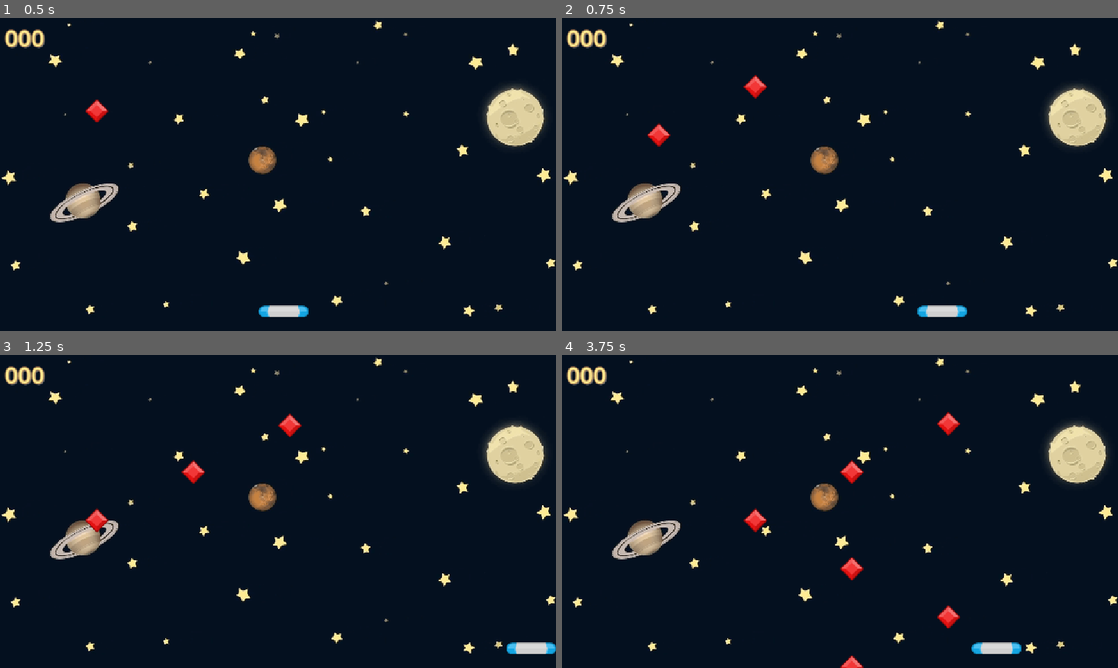
Above: before the commit, frames 1-4 (two rows, left to right).
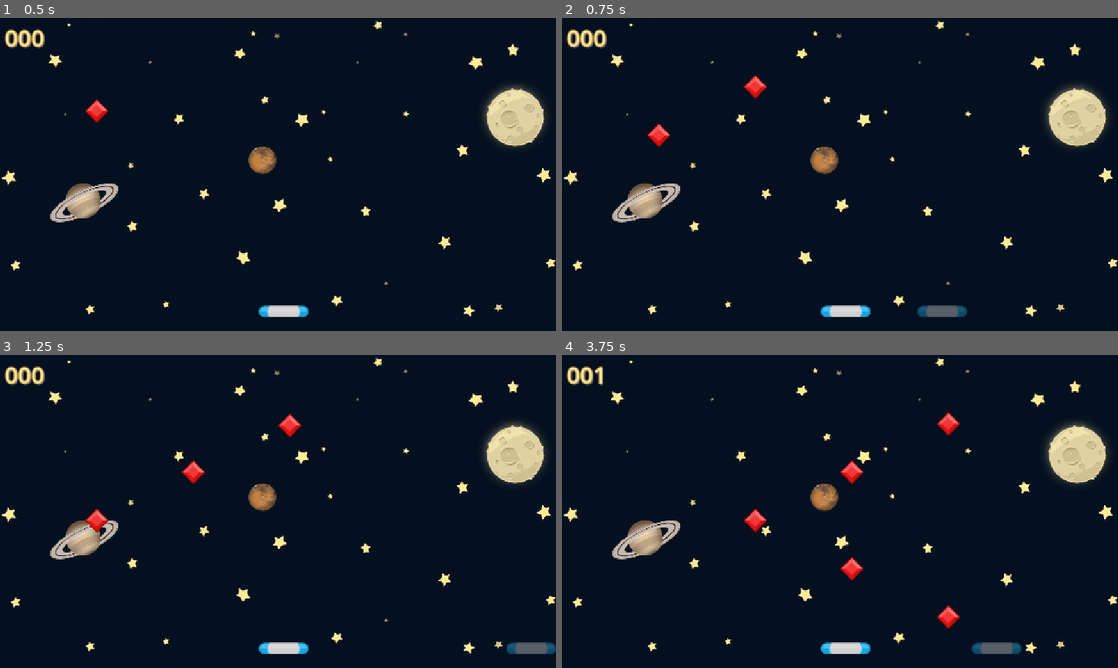
Above: after the commit, the same moments.

Repository: Wollex/GemCatcher
Game: Godot game, scene res://Scenes/Game/Game.tscn
Two runs of this game, one before a commit and one after it. Both use one fixed random seed, a clock stepped at 60 frames per second and the inputs below.
Inputs:
- Up to frame 1 (0.5 s): no input
- Up to frame 2 (0.75 s): hold D (move_right) from 0.53 s (still down)
- Up to frame 3 (1.25 s): keep holding D (move_right)
- Up to frame 4 (3.75 s): release D (move_right) at 1.28 s; hold A (move_left) 1.28-2.03 s; hold D (move_right) 2.03-3.53 s; hold A (move_left) from 3.53 s (still down)

Frame 1 is identical in both runs. In frame 2, 0.7% of the frame differs, in the area x 46-73%, y 91-96%; in frame 3, 0.7%; in frame 4, 0.9%, in the area x 5-83%, y 3-100%.

Commit message:
Paddle movement changed

Diff:
--- a/Scenes/Paddle/Paddle.gd
+++ b/Scenes/Paddle/Paddle.gd
@@ -1,17 +1,56 @@
 extends Area2D
+var snap_target_x := 0.0
+const SPEED: float = 1000
+const SNAP_SPEED: float = 5000  # brzina paddle
 
-const SPEED: float = 1000
+@onready var holo: Sprite2D = $Holo
+@onready var sprite: Sprite2D = $Sprite2D
 
-# Called when the node enters the scene tree for the first time.
+var moving_left := false
+var moving_right := false
+var snapping := false
+var holo_active := false
+
 func _ready() -> void:
-	pass
+	holo.z_index = 10
+	holo.visible = false
+	holo.top_level = true
 
 
-# Called every frame. 'delta' is the elapsed time since the previous frame.
 func _process(delta: float) -> void:
+	var vp = Game.get_vpr()
+	moving_left = Input.is_action_pressed("move_left")
+	moving_right = Input.is_action_pressed("move_right")
+	var direction = int(moving_right) - int(moving_left)
+	var half_width = sprite.texture.get_width() / 2
 
-	var movement: float = Input.get_axis("move_left", "move_right")
-	position.x += SPEED * delta * movement
 
-	var sprite_half_width = $Sprite2D.texture.get_width() / 2
-	position.x = clampf(position.x, Game.get_vpr().position.x + sprite_half_width, Game.get_vpr().end.x - sprite_half_width)
+	if direction != 0:
+		if not holo_active:
+			holo.global_position = global_position
+			holo.visible = true
+			holo_active = true
+
+		var new_x = holo.global_position.x + SPEED * delta * direction
+		new_x = clamp(new_x, half_width, vp.size.x - half_width)
+		holo.global_position.x = new_x
+
+
+
+		if snapping:
+			snapping = false
+
+	elif direction == 0 and holo_active and not snapping:
+		snapping = true
+		snap_target_x = holo.global_position.x
+
+
+	if snapping:
+
+		global_position.x = move_toward(global_position.x, snap_target_x, SNAP_SPEED * delta)
+		global_position.x = clamp(global_position.x, half_width, vp.size.x - half_width)
+		if abs(global_position.x - snap_target_x) <= 1.0:
+			global_position.x = snap_target_x
+			snapping = false
+			holo.visible = false
+			holo_active = false
--- a/Scenes/Paddle/Paddle.tscn
+++ b/Scenes/Paddle/Paddle.tscn
@@ -13,6 +13,10 @@
 [node name="Sprite2D" type="Sprite2D" parent="."]
 texture = ExtResource("1_ho25w")
 
+[node name="Holo" type="Sprite2D" parent="."]
+modulate = Color(1, 1, 1, 0.4)
+texture = ExtResource("1_ho25w")
+
 [node name="CollisionShape2D" type="CollisionShape2D" parent="."]
 rotation = -1.5708
 shape = SubResource("CapsuleShape2D_ho25w")
